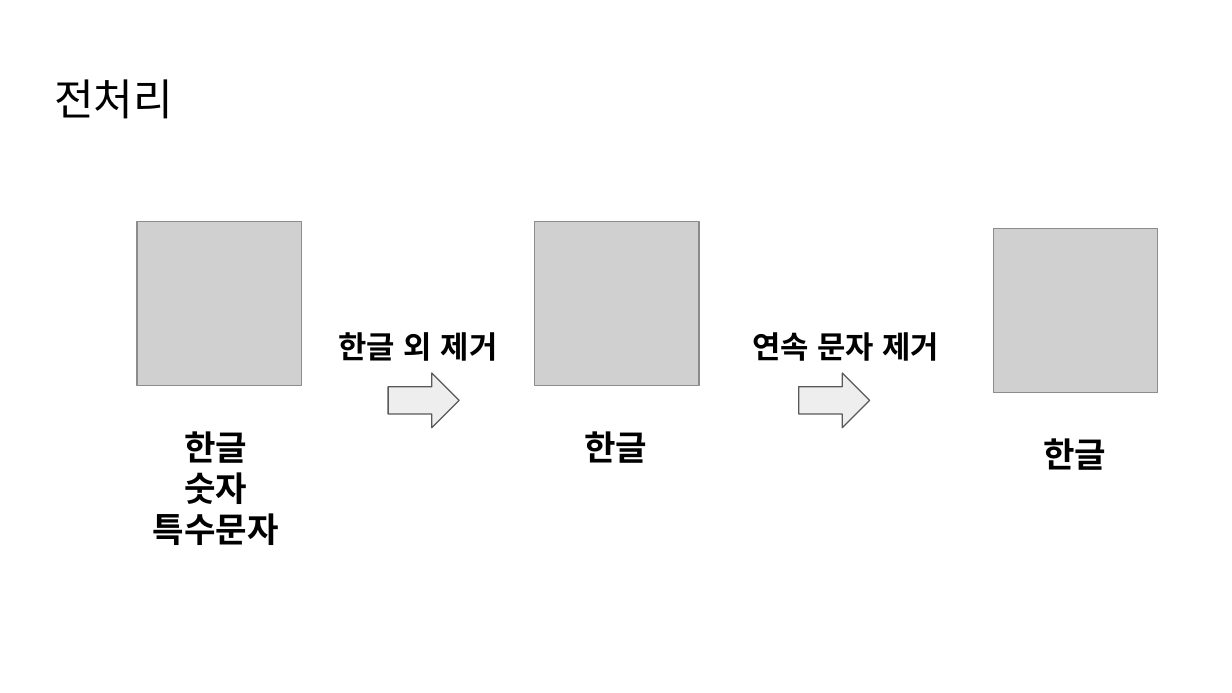
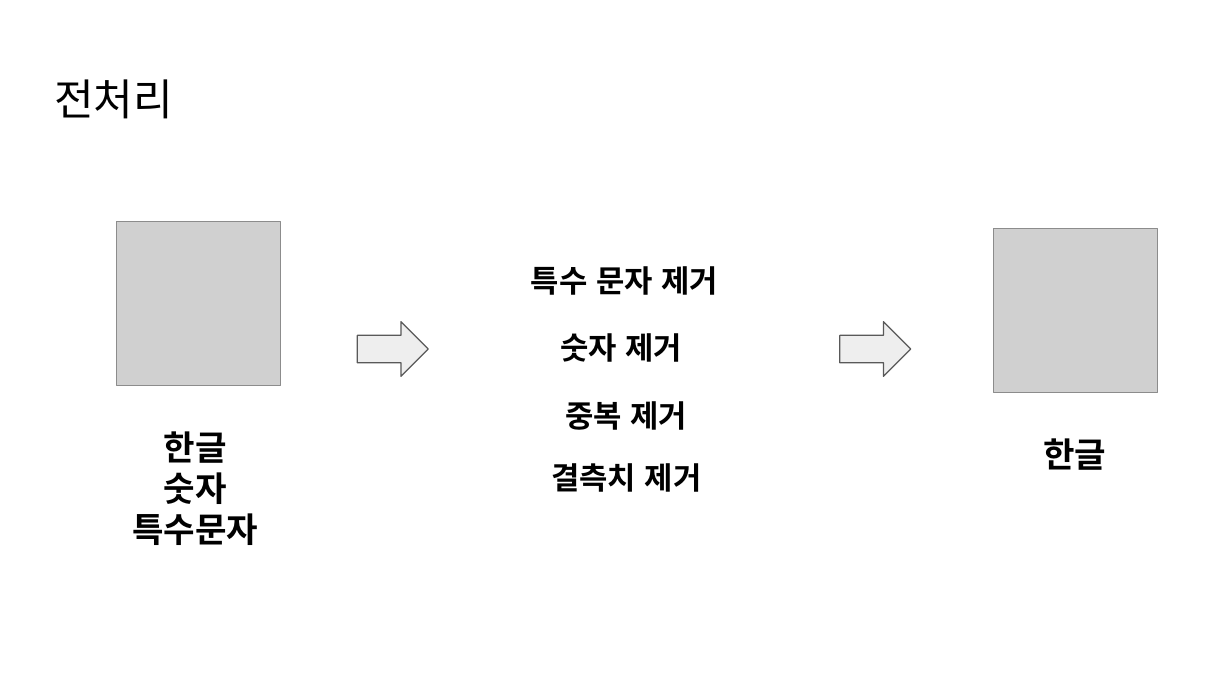
Before and after one commit to git-ThLee/AIFFEL_DLthon_NLP, a slide deck: slide 19 of presentation.pptx (slide 10 before the commit). Drawn at 1232x693 pixels with LibreOffice and Linux fonts; fonts in the diff are those of the drawing; grey boxes stand for pictures. Boxes give left, top, right and bottom in pixels: in the first picture for what was removed or moved away, otherwise in the second. Text is boxed around its words. In the diff, an @@ line names an element or a change of style, - is before the commit and + after.

```diff
--- a/presentation.pptx
+++ b/presentation.pptx
@@ picture: place and size @@
-picture at <box>137,222,301,386</box>
+picture at <box>117,222,281,386</box>
@@ picture removed at <box>535,222,699,386</box> @@
@@ text added at <box>531,266,718,295</box>, 18 pt, text #000000, bold @@
+특수 문자 제거
@@ right arrow: place and size @@
-right arrow at <box>388,373,460,428</box>
+right arrow at <box>357,322,429,376</box>
@@ right arrow: place and size @@
-right arrow at <box>798,373,870,428</box>
+right arrow at <box>840,322,912,376</box>
@@ text removed at <box>339,332,498,361</box> @@
-한글 외 제거
@@ text at <box>560,333,683,362</box>: text changed @@
-연속 문자 제거
+숫자 제거
@@ text "한글": place and size @@
-text "한글" at <box>153,431,279,545</box>
+text "한글" at <box>132,431,258,545</box>
@@ text added at <box>565,401,688,430</box>, 18 pt, text #000000, bold @@
+중복 제거
@@ text removed at <box>584,431,647,463</box> @@
-한글
@@ text added at <box>551,463,702,492</box>, 18 pt, text #000000, bold @@
+결측치 제거
```
Also in this commit, not shown: 10 other slides changed, 32 slides added, 22 slides removed.
